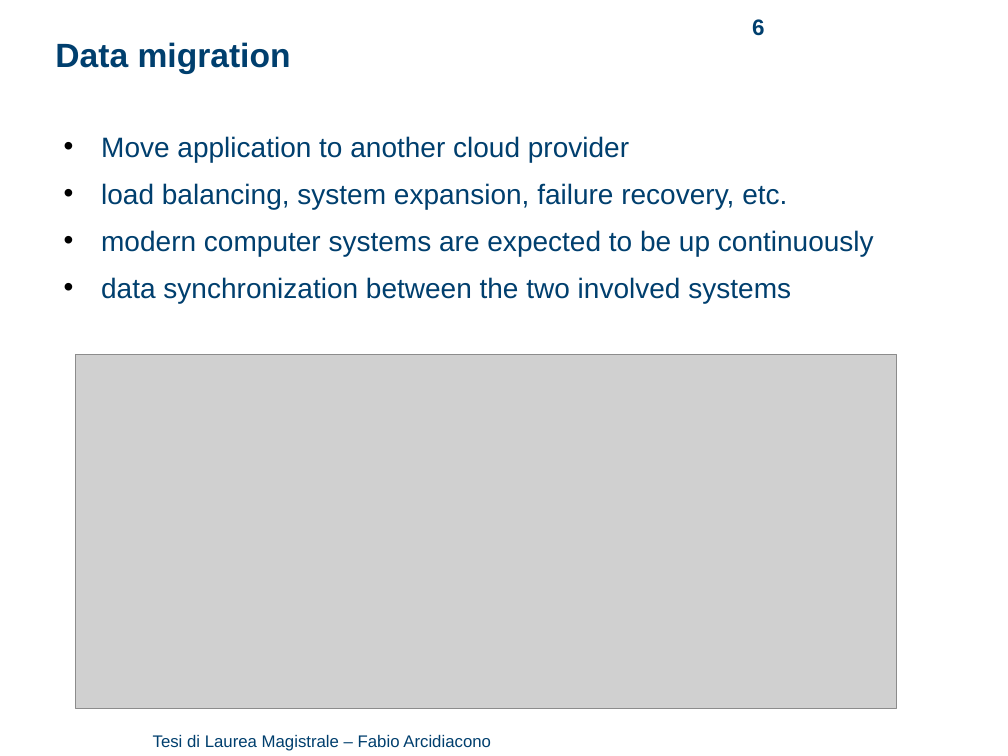
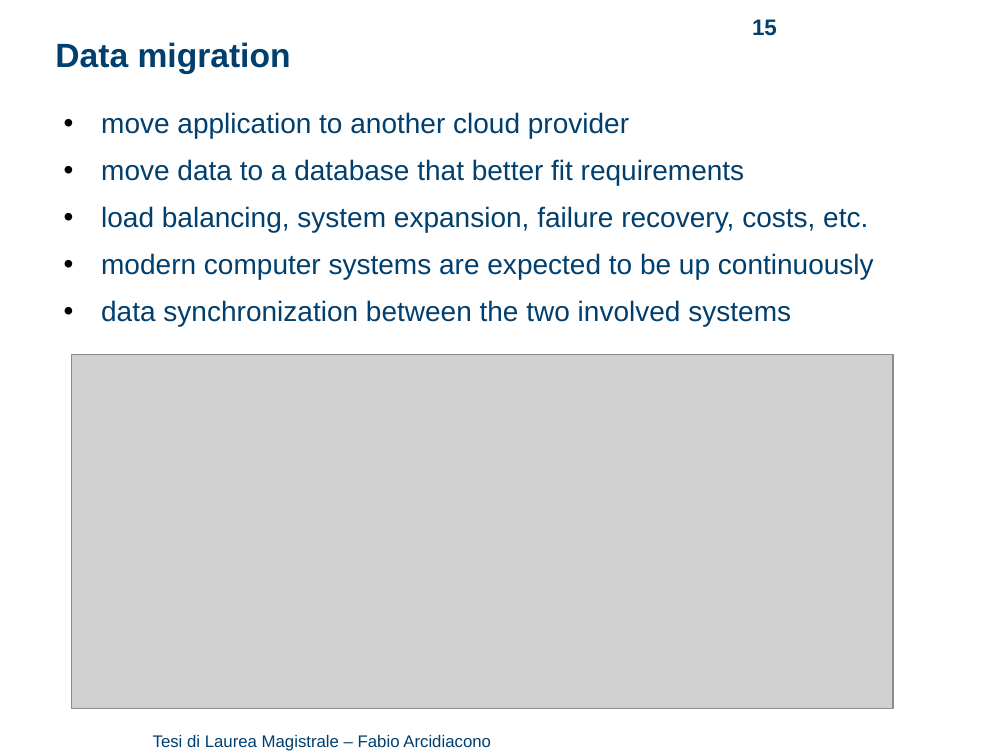
Before and after one commit to arci/thesis, a slide deck: slide 15 of presentation/ThesisPresentation.ppt (slide 6 before the commit). Drawn at 1008x756 pixels with LibreOffice and Linux fonts; fonts in the diff are those of the drawing; grey boxes stand for pictures; background and template pictures are left out. Boxes give left, top, right and bottom in pixels: in the first picture for what was removed or moved away, otherwise in the second. Text is boxed around its words. In the diff, an @@ line names an element or a change of style, - is before the commit and + after.

```diff
--- a/presentation/ThesisPresentation.ppt
+++ b/presentation/ThesisPresentation.ppt
@@ page number at (x1=752, y1=19, x2=777, y2=36): text changed @@
-6
+15
@@ text "move application to another cloud ..." moved from (x1=101, y1=136, x2=874, y2=303) to (x1=101, y1=112, x2=874, y2=326) @@
@@ text at (x1=101, y1=112, x2=868, y2=232): text changed @@
-• Move application to another cloud provider
-• load balancing, system expansion, failure recovery, etc.
+• move application to another cloud provider
+• move data to a database that better fit requirements
+• load balancing, system expansion, failure recovery, costs, etc.
@@ picture moved from (x1=76, y1=354, x2=897, y2=708) to (x1=72, y1=354, x2=893, y2=708) @@
```
Also in this commit, not shown: 11 other slides changed, 12 slides added, 1 slide removed, 14 other files.
